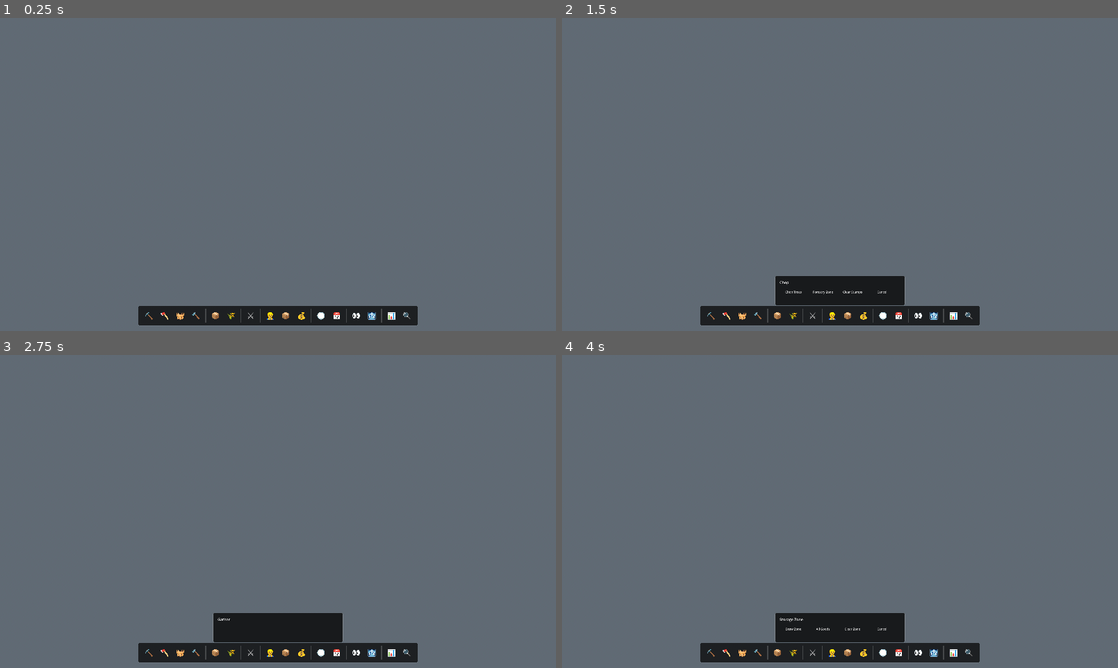
Above: before the commit, frames 1-4 (two rows, left to right).
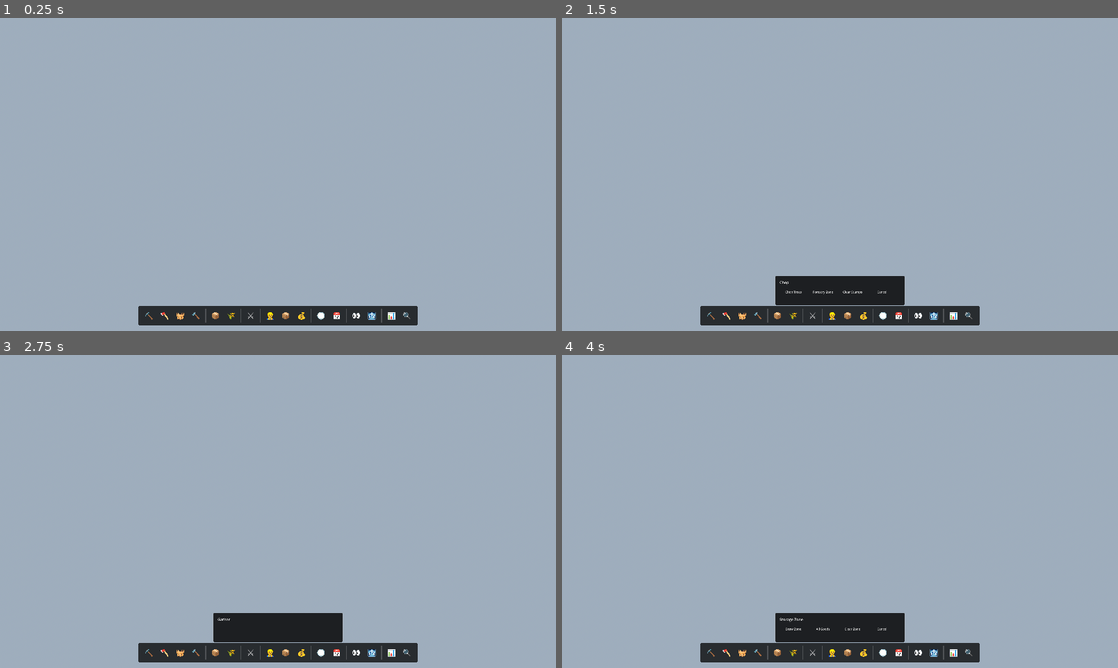
Above: after the commit, the same moments.

Repository: akadic10/Deepdraft
Game: Godot game, scene res://scenes/main/debug_world.tscn
Same seed, same stepped clock (60 frames per second), same inputs: the game is played once before the commit and once after it.
Inputs:
- Up to frame 1 (0.25 s): no input
- Up to frame 2 (1.5 s): click "⛏️" at 0.5 s; click "🪓" at 1.25 s
- Up to frame 3 (2.75 s): click "🧺" at 2 s
- Up to frame 4 (4 s): click "🔨" at 2.75 s; click "📦" at 3.5 s

The runs differ from the first frame. In frame 1, 97% of the frame differs, in the area x 0-100%, y 0-100%; in frame 2, 95%; in frame 3, 95%; in frame 4, 95%.

Commit message:
Weather and Seasons

Diff:
--- a/data/sky/sky_settings.json
+++ b/data/sky/sky_settings.json
@@ -86,11 +86,22 @@
       { "at": "sunset",        "rgb": [0.76, 0.46, 0.34] },
       { "at": "sunset_end",    "rgb": [0.10, 0.11, 0.18] }
     ],
+    "__ground_bottom_note": [
+      "FULL-360 DIORAMA SKY (2026-06-03): ground_bottom mirrors the horizon keyframes, so the",
+      "entire below-horizon hemisphere is one continuous atmosphere colour - the world floats in",
+      "haze like Stonehearth's embark island, with no dark 'ground' band. This also makes a flat",
+      "fog colour match the backdrop (08_sky_plan.md S5). To restore a grounded horizon, dim these",
+      "toward the old [0.28, 0.31, 0.34] day / [0.04, 0.05, 0.08] night values."
+    ],
     "ground_bottom": [
-      { "at": "midnight",    "rgb": [0.04, 0.05, 0.08] },
-      { "at": "sunrise_end", "rgb": [0.28, 0.31, 0.34] },
-      { "at": "midday",      "rgb": [0.28, 0.31, 0.34] },
-      { "at": "sunset_end",  "rgb": [0.04, 0.05, 0.08] }
+      { "at": "midnight",      "rgb": [0.10, 0.11, 0.18] },
+      { "at": "sunrise_start", "rgb": [0.18, 0.16, 0.22] },
+      { "at": "sunrise",       "rgb": [0.72, 0.50, 0.40] },
+      { "at": "sunrise_end",   "rgb": [0.62, 0.68, 0.74] },
+      { "at": "midday",        "rgb": [0.62, 0.68, 0.74] },
+      { "at": "sunset_start",  "rgb": [0.66, 0.62, 0.64] },
+      { "at": "sunset",        "rgb": [0.76, 0.46, 0.34] },
+      { "at": "sunset_end",    "rgb": [0.10, 0.11, 0.18] }
     ]
   },
 
--- a/scripts/systems/SkyController.gd
+++ b/scripts/systems/SkyController.gd
@@ -78,9 +78,6 @@
 var _c_fog_distance_w: Array = []
 var _darken: float = 1.0
 var _vision: float = 1.0
-var _fog_density_applied: float = -1.0
-var _fog_end_applied: float = -1.0
-var _fog_begin_applied: float = -1.0
 
 
 func _ready() -> void:
@@ -306,8 +303,8 @@
 	return out
 
 
-func _event_hour(name: String) -> float:
-	return float(_event_hours.get(name, -1.0))
+func _event_hour(event_name: String) -> float:
+	return float(_event_hours.get(event_name, -1.0))
 
 
 # ── Evaluation (keyframe interpolation with 24-hour wraparound) ───────────────
--- a/scripts/systems/WorldRenderer.gd
+++ b/scripts/systems/WorldRenderer.gd
@@ -76,8 +76,6 @@
 ## Vertical sampling stride for cliff-side coloring. The side walk samples one
 ## block in this many to find color bands; at navigation zoom per-block vertical
 ## banding is not resolvable, so >1 cuts side-face generation calls proportionally.
-const OVERVIEW_SIDE_COLOR_STEP: int = 4
-
 var _material: StandardMaterial3D
 var _overview_node: MeshInstance3D = null
 var _overview_built: bool = false
@@ -173,6 +171,11 @@
 	# overview tiles in place so the band tiers appear (no node free => no flicker).
 	# Emitted on the main thread, so immediate connection is safe.
 	WorldGenerator.grass_bands_ready.connect(_on_grass_bands_ready)
+
+	# Seasonal surface palettes (surface_palettes.json) are baked into vertex colours at
+	# mesh-build time, so when the season turns we re-mesh whatever is currently built —
+	# same in-place, no-flicker pattern as _on_grass_bands_ready().
+	WorldClock.season_changed.connect(_on_season_changed)
 
 	_camera_rig = _find_camera(get_tree().current_scene)
 	if _camera_rig != null and not _block_face_overview_active():
@@ -939,17 +942,19 @@
 			_add_overview_side_band(a, b, run_bottom, float(y), run_color, normal, verts, norms, cols, indices)
 			run_bottom = float(y)
 			run_color = color
-		y += OVERVIEW_SIDE_COLOR_STEP
+		y += 1   # per-block — every wall block face shows its own block's colour (no sampling step)
 
 	_add_overview_side_band(a, b, run_bottom, top_y, run_color, normal, verts, norms, cols, indices)
 
 
-func _overview_side_color_at(sample_x: int, y: int, sample_z: int, top_y: float, top_color: Color) -> Color:
-	if y >= int(top_y) - 1:
-		return top_color
-	# Strata-only lookup: cliff faces show authored rock by altitude, not ore
-	# veins or caves (invisible at overview zoom), which avoids the dominant
-	# per-Y 3D-noise cost of the full generation pipeline.
+## Per-block honest side colour (Hard Rule 9): every wall block face shows that block's OWN
+## colour — the grass cap samples as grass, soil bands as soil, rock shelves as rock. The former
+## top-colour override and 4-block sampling step repainted blocks and were removed (2026-06-03).
+## _top_y/_top_color are retained in the signature for call-site stability only.
+func _overview_side_color_at(sample_x: int, y: int, sample_z: int, _top_y: float, _top_color: Color) -> Color:
+	# Strata-only lookup: ore veins stay concealed on natural walls (that is a DATA rule —
+	# 43_mining_materials.md resource concealment) and caves are skipped (invisible at overview
+	# zoom), which avoids the dominant per-Y 3D-noise cost of the full generation pipeline.
 	var block_id := WorldGenerator.get_overview_strata_block_id(sample_x, y, sample_z)
 	if BlockRegistry.is_transparent(block_id):
 		return _overview_rock_color
@@ -1082,6 +1087,24 @@
 	for key: Vector2i in _overview_tile_nodes.keys():
 		_enqueue_overview_tile(key)
 	_overview_built = false
+
+
+## Re-bake seasonal surface colours when the season turns. Every mesh path reads
+## WorldClock.season at build time (ChunkMesher, regions, overview tiles), so re-queuing
+## the already-built meshes is sufficient — nodes are reused in place (no free, no flicker)
+## and the queues drain at the normal per-frame budget, so the recolour sweeps across the
+## map over a few seconds rather than stalling a frame.
+func _on_season_changed(_new_season: String) -> void:
+	# Block-face overview tiles (the zoomed-out surface).
+	if not _overview_tile_nodes.is_empty():
+		for key: Vector2i in _overview_tile_nodes.keys():
+			_enqueue_overview_tile(key)
+		_overview_built = false
+	# Streamed surface regions and chunk meshes (the zoomed-in view).
+	for rkey: Vector2i in _region_nodes.keys():
+		_enqueue_region(rkey)
+	for ckey: Vector3i in _chunk_nodes.keys():
+		_enqueue_chunk(ckey)
 
 
 func _enqueue_overview_tiles_for_blocks(blocks: Array[Vector3i]) -> void:
@@ -1368,6 +1391,7 @@
 
 	# Sides are the only geometry added in the loop above; each band is one quad
 	# (6 indices), so this counts side faces without a shared running counter.
+	@warning_ignore("integer_division")
 	var side_faces := indices.size() / 6
 	var sampled_top_faces := sample_cells.size()
 	var t_merge0 := Time.get_ticks_usec() if prof else 0
Not shown, changed: docs/00_dev_roadmap/08_sky_plan.md
Not shown, added: docs/00_dev_roadmap/09_grass_color_tuning.md
Not shown, changed: docs/20_player_interface/24_world_rendering.md
